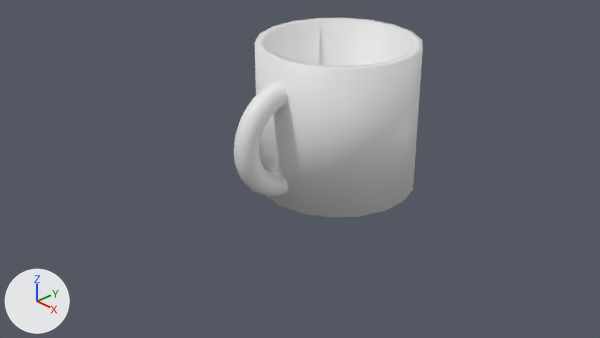
The Blender file Models/Main level/Clutter Room/mug.blend: old version first, new version second.
Camera for both pictures: the file's camera 'Camera'. The lights are fixed; the arrows at lower left show +X, +Y and +Z.

The scene before the commit, as lines of its bpy script (objects in view):
```python
me_cylinder_001 = bpy.data.meshes.new('Cylinder.001')
me_cylinder_001.from_pydata(...)  # 72 vertices, 56 faces; spans x -0.98..0.98, y -1.0..1.0, z -0.92..0.92
me_cylinder_001.polygons.foreach_set('use_smooth', [True] * 56)
me_torus = bpy.data.meshes.new('Torus')
me_torus.from_pydata(...)  # 300 vertices, 288 faces; spans x -1.25..1.25, y -1.25..0.0, z -0.25..0.25
me_torus.polygons.foreach_set('use_smooth', [True] * 288)
ob_cylinder = bpy.data.objects.new('Cylinder', me_cylinder_001)
ob_cylinder.location = (0.734, -0.047, 0.99)
ob_torus = bpy.data.objects.new('Torus', me_torus)
ob_torus.location = (0.748, -0.942, 0.937)
ob_torus.rotation_euler = (0.0, -1.567, 0.0)  # degrees (0, -90, 0)
ob_torus.scale = (0.582, 0.582, 0.582)
```
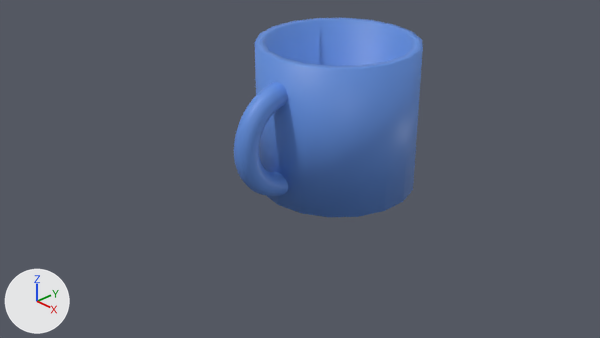
Where the change shows, as pixel boxes (x1, y1, x2, y2) in the pictures (600 x 338 px):
'Cylinder', recoloured (white to blue): (255, 18, 423, 217) in both
'Torus', recoloured (grey to blue): (234, 82, 288, 196) in both

Diff of the bpy script that builds the scene:
```diff
--- a/Models/Main level/Clutter Room/mug.blend.py
+++ b/Models/Main level/Clutter Room/mug.blend.py
@@ mat_material @@
+mat_material = principled_material('Material')
+mat_material.base_color = (0.117, 0.27, 0.73)  # blue #608ede
@@ me_torus @@
 me_torus.from_pydata(...)  # 300 vertices, 288 faces; spans x -1.25..1.25, y -1.25..0.0, z -0.25..0.25
+me_torus.materials.append(mat_material)  # blue #608ede
@@ me_cylinder_001 @@
 me_cylinder_001.from_pydata(...)  # 72 vertices, 56 faces; spans x -0.98..0.98, y -1.0..1.0, z -0.92..0.92
+me_cylinder_001.materials.append(mat_material)  # blue #608ede
```
